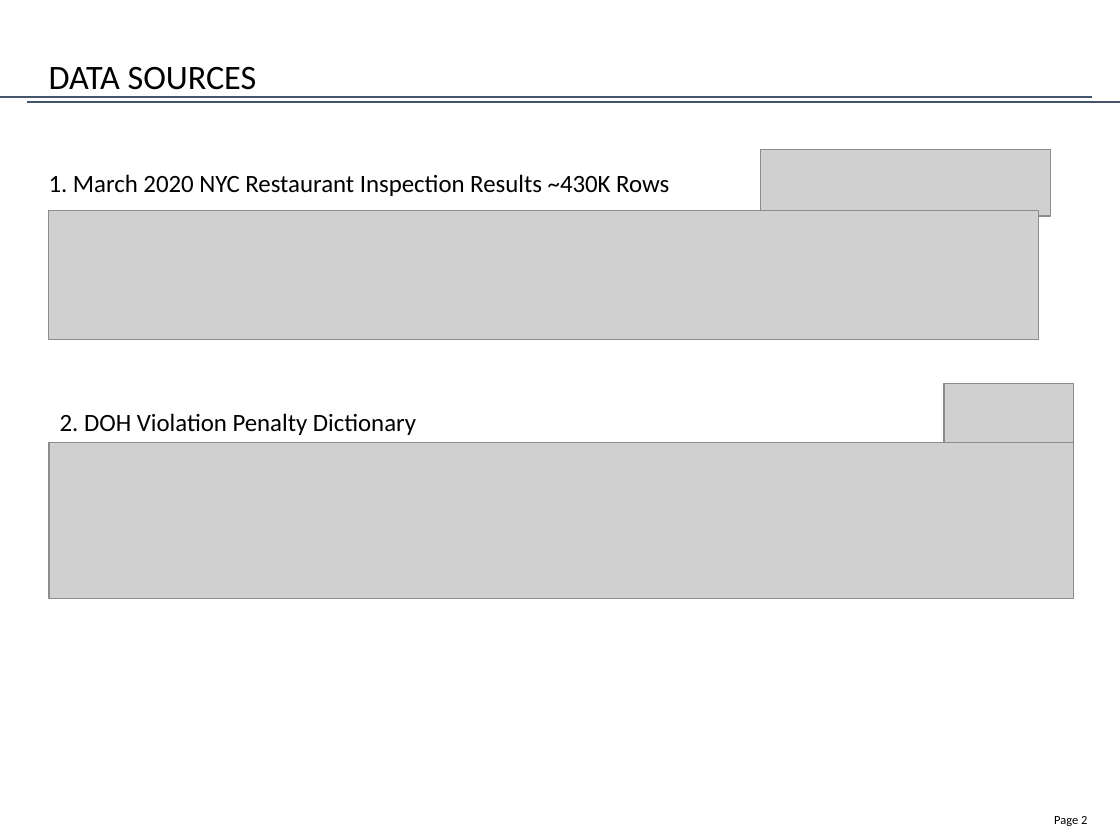
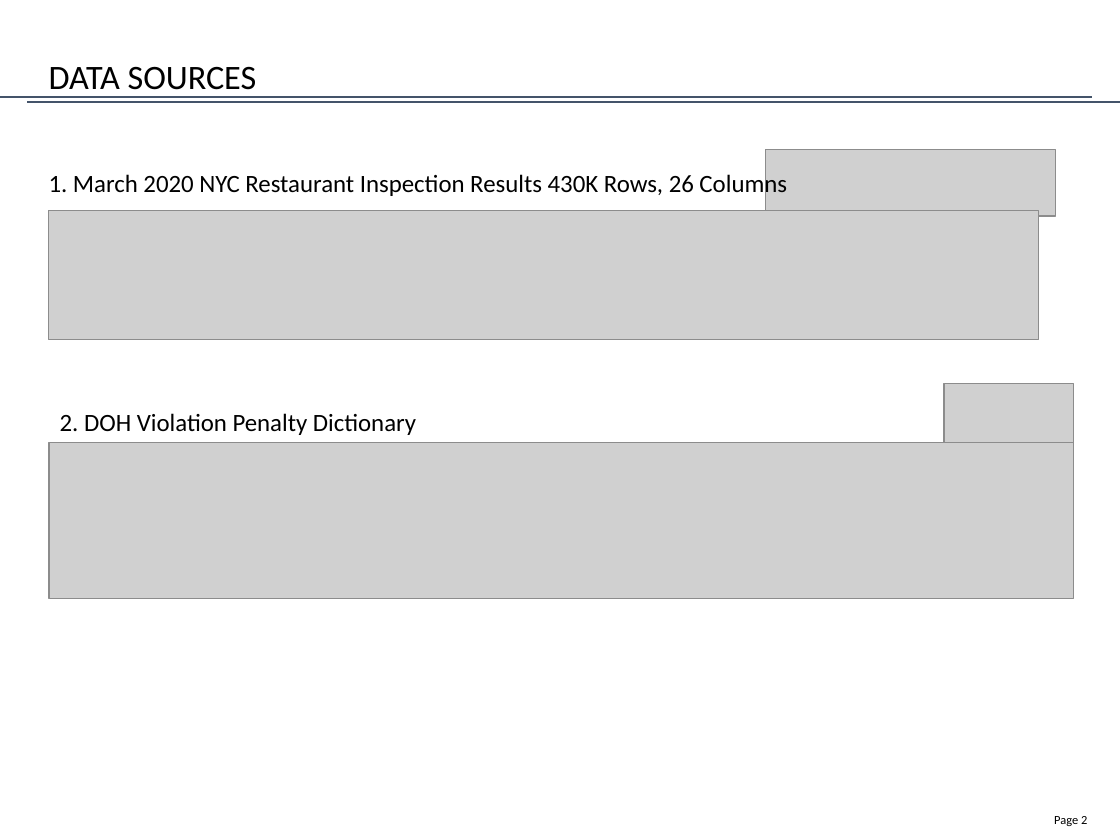
Before and after one commit to jennysueee/DOH_Project, a slide deck: slide 3 of DOH Presentation DRAFT.pptx. Drawn at 1120x840 pixels with LibreOffice and Linux fonts; fonts in the diff are those of the drawing; grey boxes stand for pictures. Boxes give left, top, right and bottom in pixels: in the first picture for what was removed or moved away, otherwise in the second. Text is boxed around its words. In the diff, an @@ line names an element or a change of style, - is before the commit and + after.

```diff
--- a/DOH Presentation DRAFT.pptx
+++ b/DOH Presentation DRAFT.pptx
@@ picture: place and size @@
-picture at [760,149,1051,216]
+picture at [765,149,1055,216]
@@ text at [49,172,787,198]: text changed @@
-1. March 2020 NYC Restaurant Inspection Results ~430K Rows
+1. March 2020 NYC Restaurant Inspection Results 430K Rows, 26 Columns
```
Also in this commit, not shown: 1 other slide changed, 5 slides added, 5 slides removed.
